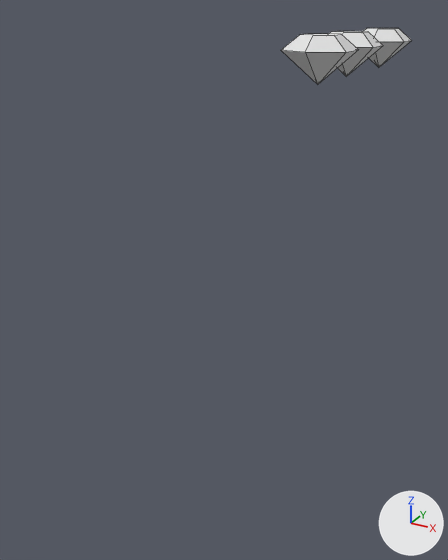
What one commit did to the Blender file Assets/Blends/props/Gems.blend.
Rendered twice from a camera (50 mm lens) standing at (1.51, -2.02, 1.84) and looking at (-0.22, 1.12, 0.27). The lights are fixed; the arrows at lower right show +X, +Y and +Z. Mesh edges are drawn as thin lines.

Script lines for the objects in view, before the commit:
```python
me_cone = bpy.data.meshes.new('Cone')
me_cone.from_pydata(...)  # 13 vertices, 13 faces; spans x -0.87..0.87, y -1.0..1.0, z -1.28..-0.06
me_cone_001 = bpy.data.meshes.new('Cone.001')
me_cone_001.from_pydata(...)  # 13 vertices, 13 faces; spans x -0.87..0.87, y -1.0..1.0, z -1.28..-0.06
me_cone_002 = bpy.data.meshes.new('Cone.002')
me_cone_002.from_pydata(...)  # 13 vertices, 13 faces; spans x -0.87..0.87, y -1.0..1.0, z -1.28..-0.06
ob_gem_1 = bpy.data.objects.new('Gem 1', me_cone)
ob_gem_1.location = (0.0, 1.988, 1.702)
ob_gem_1.scale = (0.25, 0.25, 0.25)
ob_gem_2 = bpy.data.objects.new('Gem 2', me_cone_001)
ob_gem_2.location = (0.0, 2.562, 1.702)
ob_gem_2.scale = (0.25, 0.25, 0.25)
ob_gem_3 = bpy.data.objects.new('Gem 3', me_cone_002)
ob_gem_3.location = (0.0, 3.403, 1.702)
ob_gem_3.scale = (0.25, 0.25, 0.25)
```
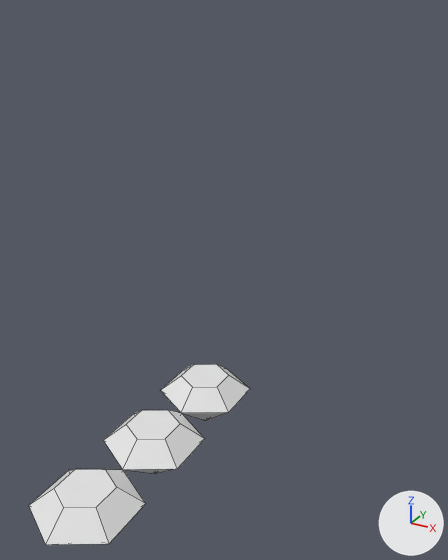
What changed in the scene script:
```text
Change ob_gem_1:
    ob_gem_1.location: (0.0, 1.988, 1.702) -> (0.0, -0.5, 0.0)
Change ob_gem_2:
    ob_gem_2.location: (0.0, 2.562, 1.702) -> (0.0, 0.5, 0.0)
Change ob_gem_3:
    ob_gem_3.location: (0.0, 3.403, 1.702) -> (0.0, 0.0, 0.0)
```

What differs and where, as boxes [x1, y1, x2, y2] in the pictures (448 x 560 px):
'Gem 1', moved: before [281, 34, 358, 84]; after [29, 469, 146, 545]
'Gem 3', moved: before [364, 28, 412, 67]; after [103, 410, 204, 473]
'Gem 2', moved: before [329, 31, 383, 77]; after [161, 364, 250, 421]
